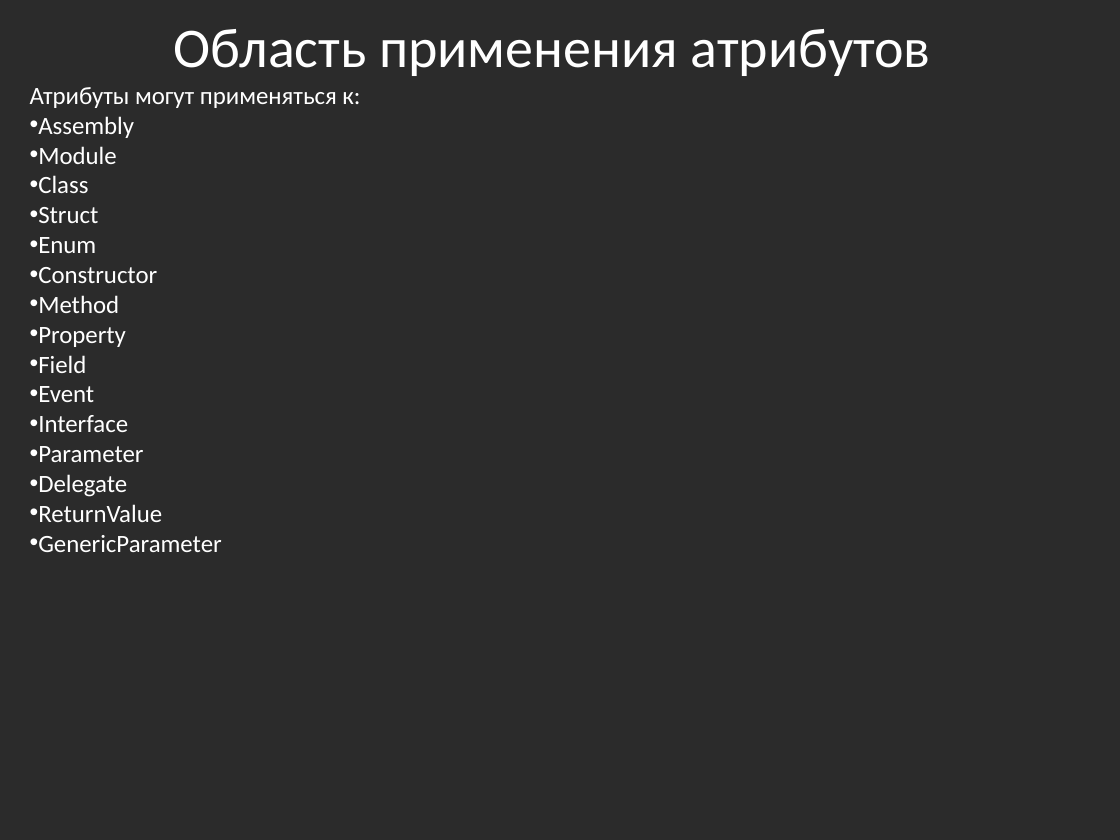
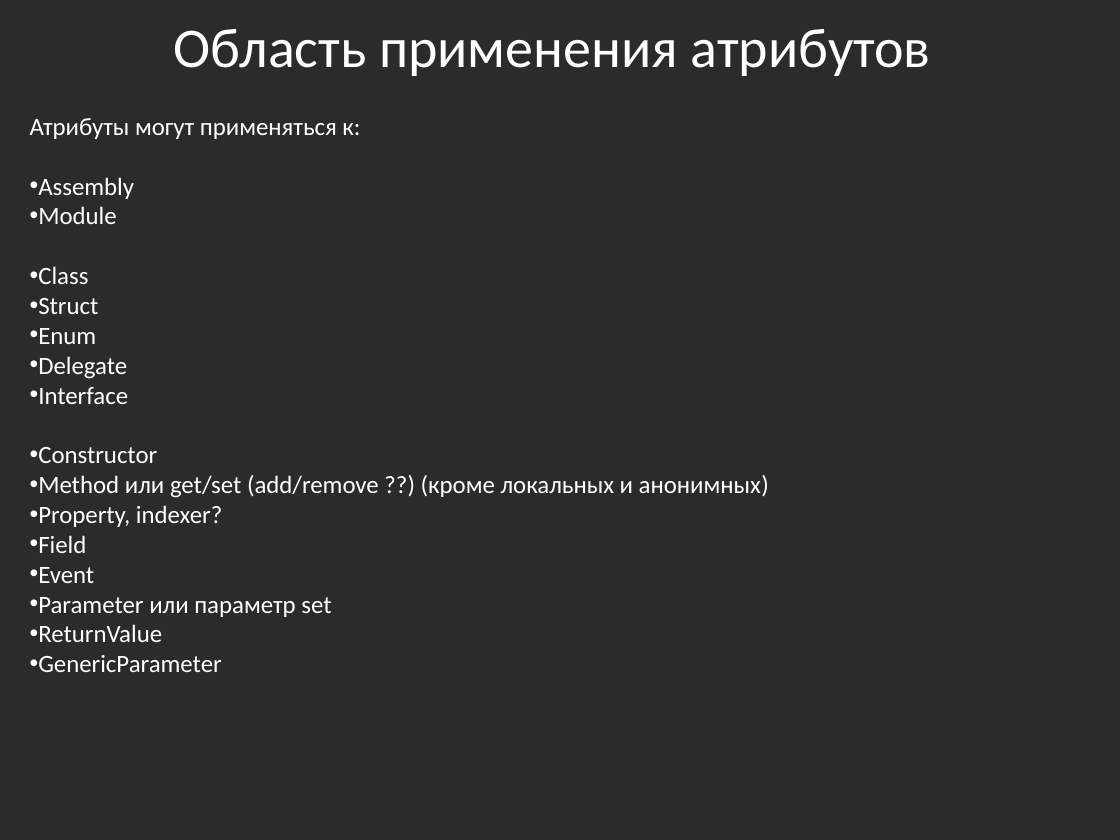
Before and after one commit to bazile/Training, a slide deck: slide 4 of Presentation/lesson-07-reflection.pptx. Drawn at 1120x840 pixels with LibreOffice and Linux fonts; fonts in the diff are those of the drawing; background and template pictures are left out; a plain dark background stands for a picture behind light text. Boxes give left, top, right and bottom in pixels: in the first picture for what was removed or moved away, otherwise in the second. Text is boxed around its words. In the diff, an @@ line names an element or a change of style, - is before the commit and + after.

```diff
--- a/Presentation/lesson-07-reflection.pptx
+++ b/Presentation/lesson-07-reflection.pptx
@@ text "Атрибуты могут применяться к:": place and size @@
-text "Атрибуты могут применяться к:" at bbox=[30, 87, 360, 552]
+text "Атрибуты могут применяться к:" at bbox=[30, 118, 769, 672]
@@ text at bbox=[38, 356, 128, 404]: paragraphs added @@
+• Delegate
+• Interface
@@ text at bbox=[38, 475, 769, 527]: text changed @@
-• Method
-• Property
+• Method или get/set (add/remove ??) (кроме локальных и анонимных)
+• Property, indexer?
@@ text at bbox=[38, 597, 331, 617]: text changed @@
-• Interface
-• Parameter
-• Delegate
+• Parameter или параметр set
```
Also in this commit, not shown: 1 other slide changed, 2 slides added, 11 other files.
